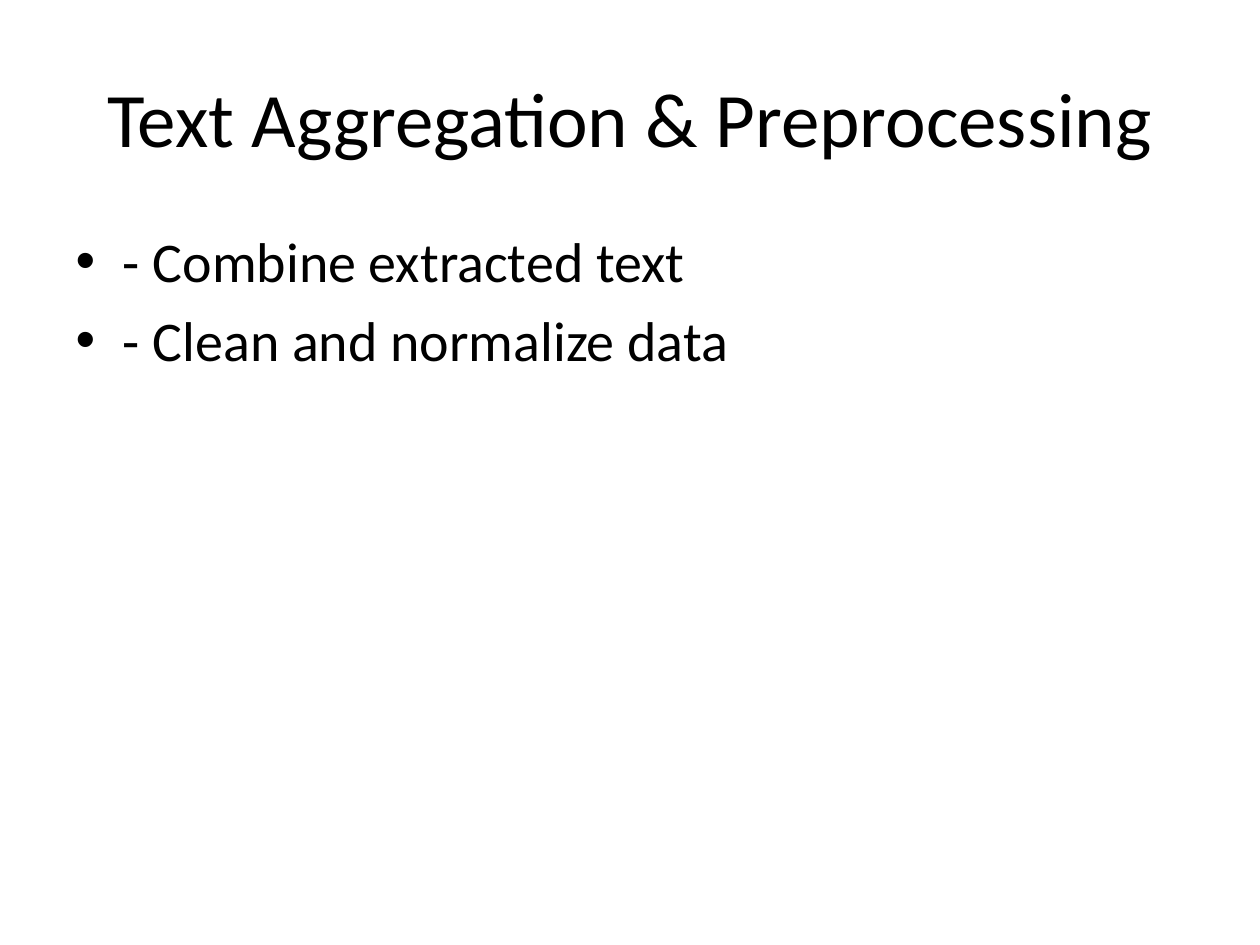
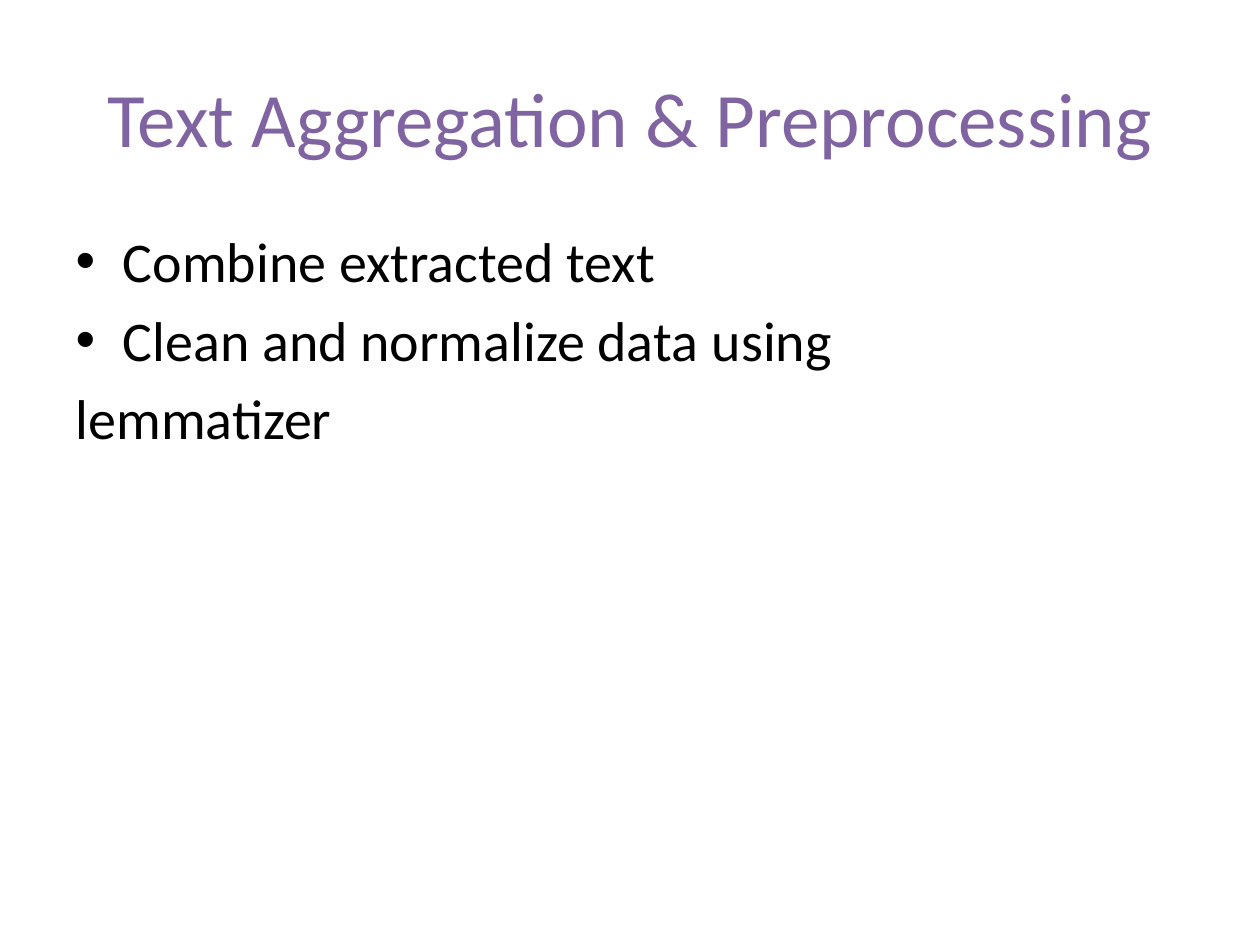
Before and after one commit to ewfx/gaied-binary-brains, a slide deck: slide 6 of artifacts/demo/BinaryBrains_GAIED.pptx (slide 4 before the commit). Drawn at 1260x945 pixels with LibreOffice and Linux fonts; fonts in the diff are those of the drawing. Boxes give left, top, right and bottom in pixels: in the first picture for what was removed or moved away, otherwise in the second. Text is boxed around its words. In the diff, an @@ line names an element or a change of style, - is before the commit and + after.

```diff
--- a/artifacts/demo/BinaryBrains_GAIED.pptx
+++ b/artifacts/demo/BinaryBrains_GAIED.pptx
@@ title "Text Aggregation & Preprocessing" at [107, 94, 1152, 160]: text colour #000000 to #8064A2 @@
@@ text at [76, 243, 832, 440]: text changed @@
-• - Combine extracted text
-• - Clean and normalize data
+• Combine extracted text
+• Clean and normalize data using
+lemmatizer
```
Also in this commit, not shown: 4 other slides changed, 2 slides added, 2 slides removed, 10 other files.
